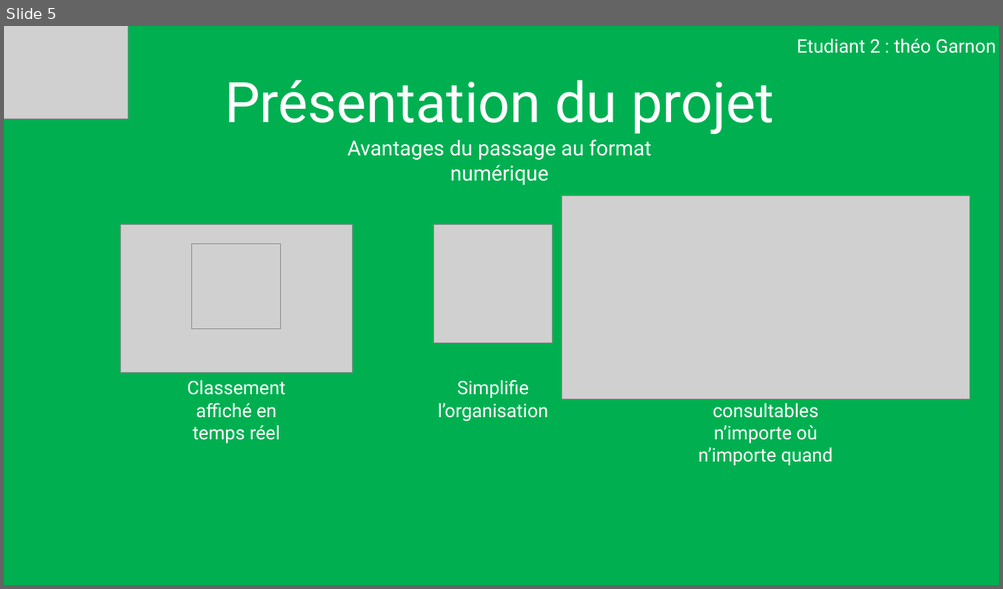
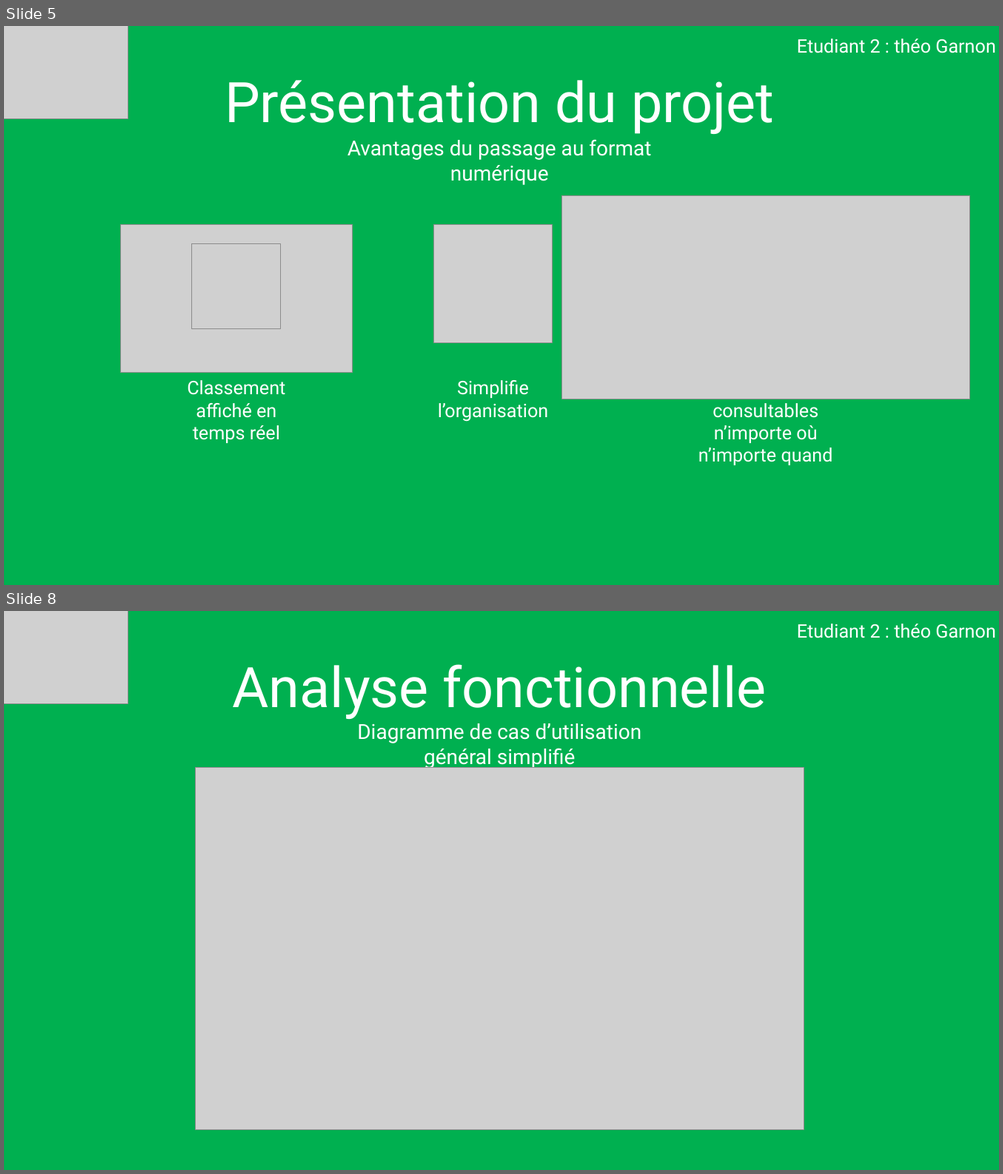
Before and after one commit to Colbert1/Projet_CrossLaPro, a slide deck: Ressources/Presentation_Projet_CrossLaPro_E2_Garnon.pptx. Shown one above the other, each under a label of ours: slide 5 before the commit, slides 5 and 8 after it; the slides between them are not shown. The pictures are 1003x589 and 1003x1174 pixels, drawn with LibreOffice and Linux fonts; fonts in the diff are those of the drawing; grey boxes stand for pictures. Boxes give left, top, right and bottom in pixels: in the first picture for what was removed or moved away, otherwise in the second. Text is boxed around its words. In the diff, an @@ line names an element or a change of style, - is before the commit and + after.

```diff
--- a/Ressources/Presentation_Projet_CrossLaPro_E2_Garnon.pptx
+++ b/Ressources/Presentation_Projet_CrossLaPro_E2_Garnon.pptx
@@ slide 8 added at (4, 611, 999, 1170), background #00B050 @@
@@ picture added at (4, 611, 128, 703) @@
@@ text added at (797, 624, 996, 638), 18 pt, text #FFFFFF @@
+Etudiant 2 : théo Garnon
@@ title added at (233, 664, 766, 719), 54 pt, text #FFFFFF @@
+Analyse fonctionnelle
@@ text added at (357, 723, 642, 769), 20 pt, text #FFFFFF @@
+Diagramme de cas d’utilisation général simplifié
@@ picture added at (195, 768, 804, 1130) @@
```
Also in this commit, not shown: 1 slide changed, 1 other slide added, 5 other files.
